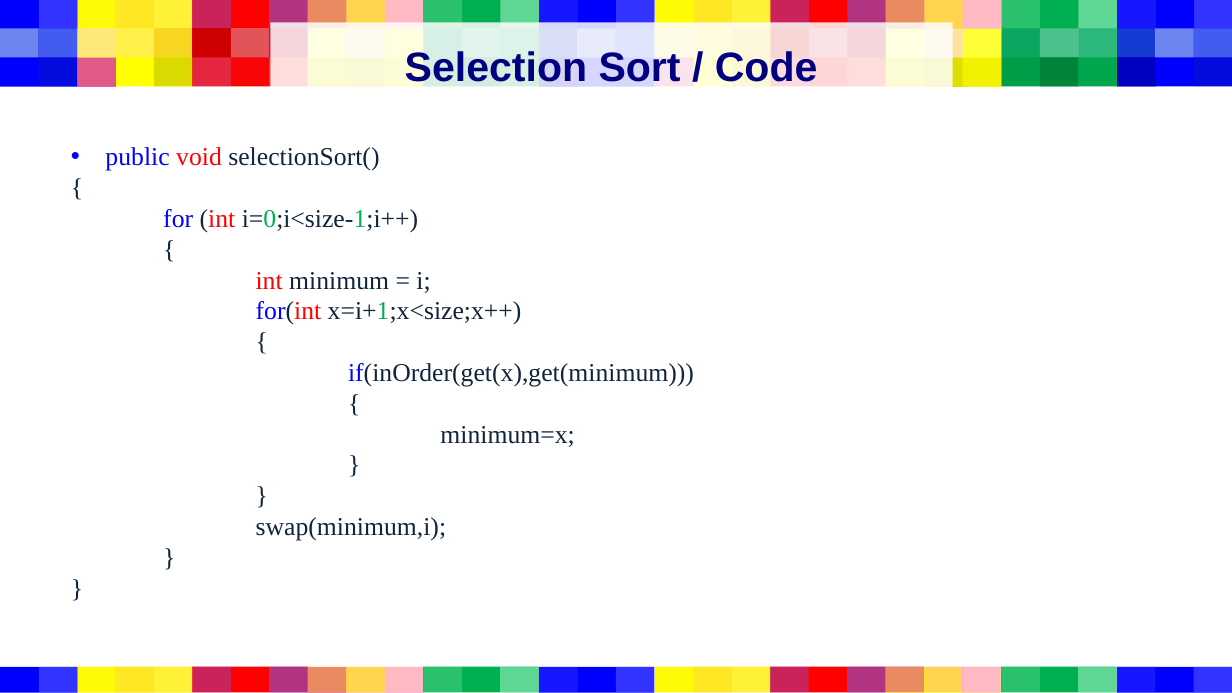
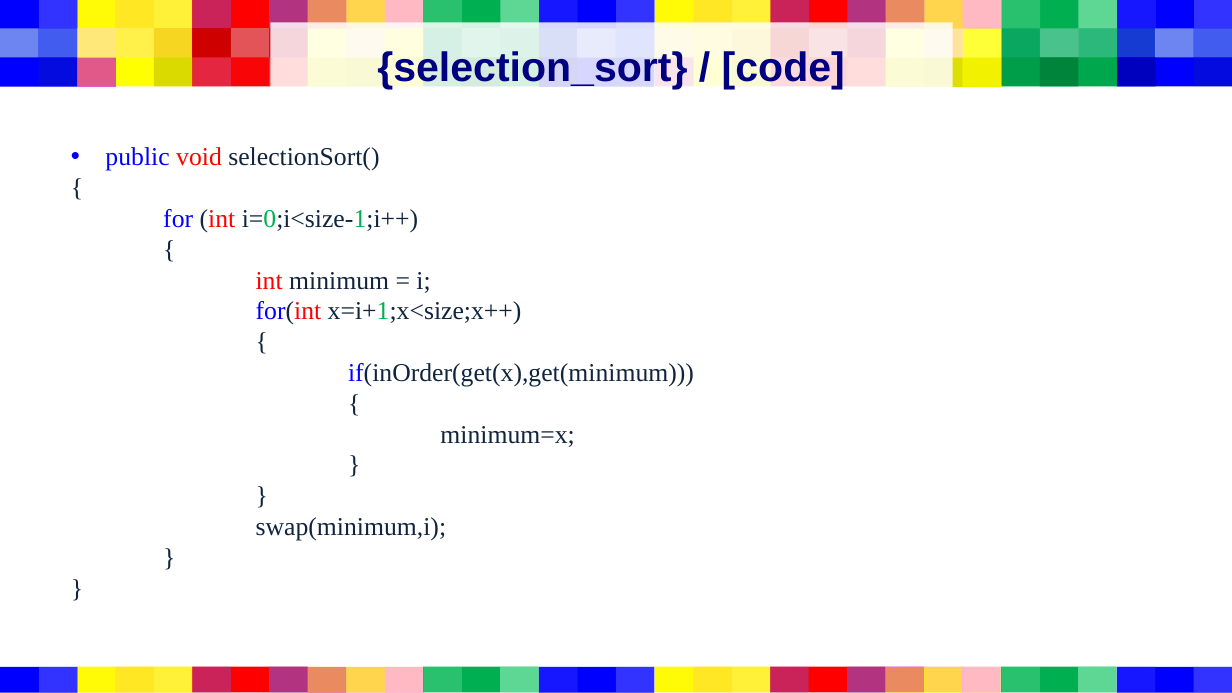
Before and after one commit to tgoodell/Computer-Programming-II, a slide deck: slide 10 of A01/presentation.pptx. Drawn at 1232x693 pixels with LibreOffice and Linux fonts; fonts in the diff are those of the drawing. Boxes give left, top, right and bottom in pixels: in the first picture for what was removed or moved away, otherwise in the second. Text is boxed around its words. In the diff, an @@ line names an element or a change of style, - is before the commit and + after.

```diff
--- a/A01/presentation.pptx
+++ b/A01/presentation.pptx
@@ title at (x1=377, y1=49, x2=845, y2=90): text changed @@
-Selection Sort / Code
+{selection_sort} / [code]
```
Also in this commit, not shown: 9 other slides changed, 2 slides added, 19 other files.
